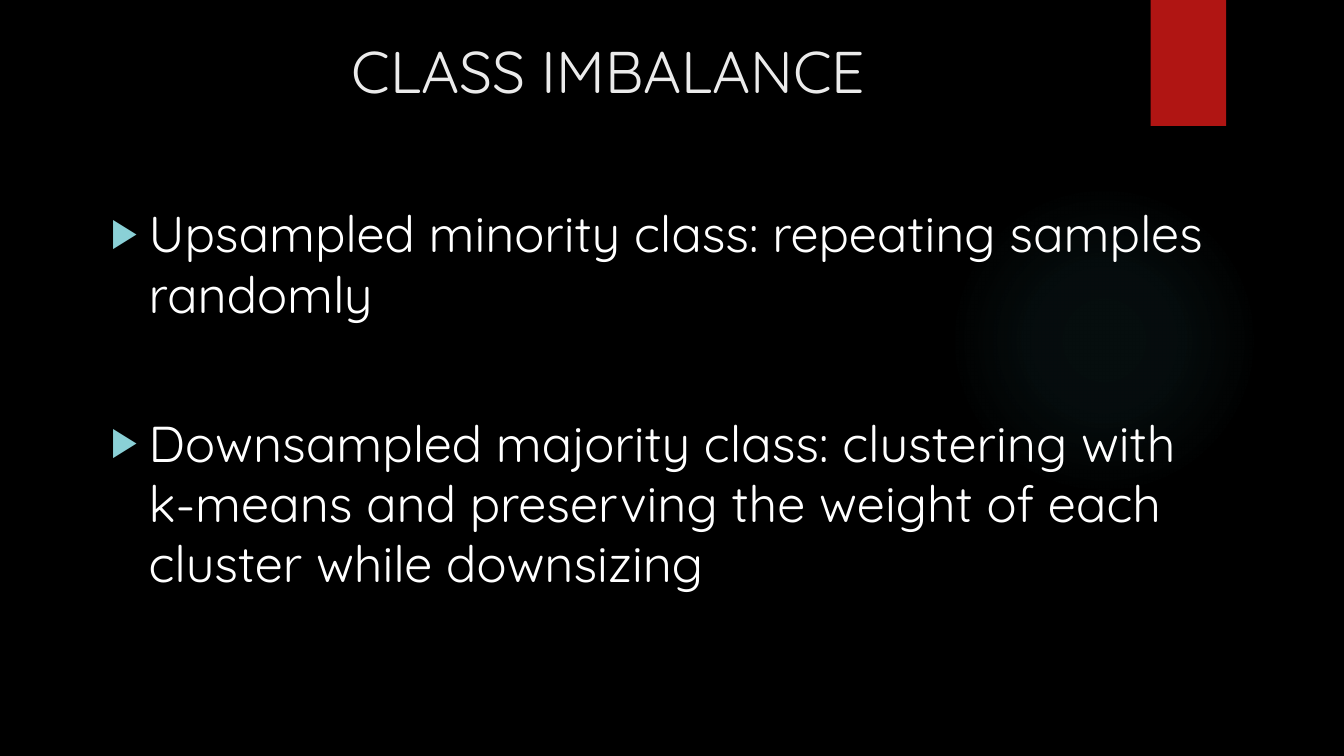
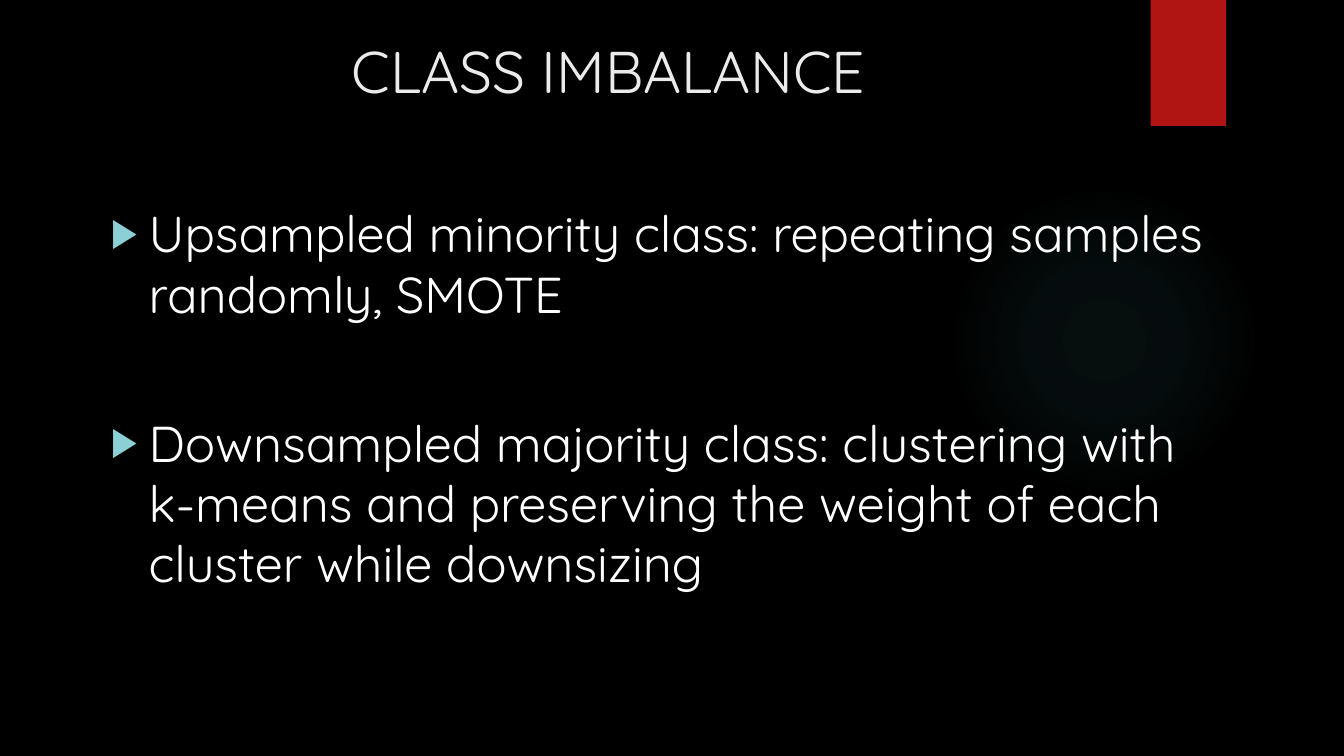
Before and after one commit to EulaliaOrtiz/Final-project-IRONHACK-Eulalia, a slide deck: slide 6 of Presentation.pptx. Drawn at 1344x756 pixels with LibreOffice and Linux fonts; fonts in the diff are those of the drawing; background and template pictures are left out. Boxes give left, top, right and bottom in pixels: in the first picture for what was removed or moved away, otherwise in the second. Text is boxed around its words. In the diff, an @@ line names an element or a change of style, - is before the commit and + after.

```diff
--- a/Presentation.pptx
+++ b/Presentation.pptx
@@ text at [149,214,1202,323]: text changed @@
-▶ Upsampled minority class: repeating samples randomly
+▶ Upsampled minority class: repeating samples randomly, SMOTE
```
Also in this commit, not shown: 2 other slides changed, 4 slides added.
